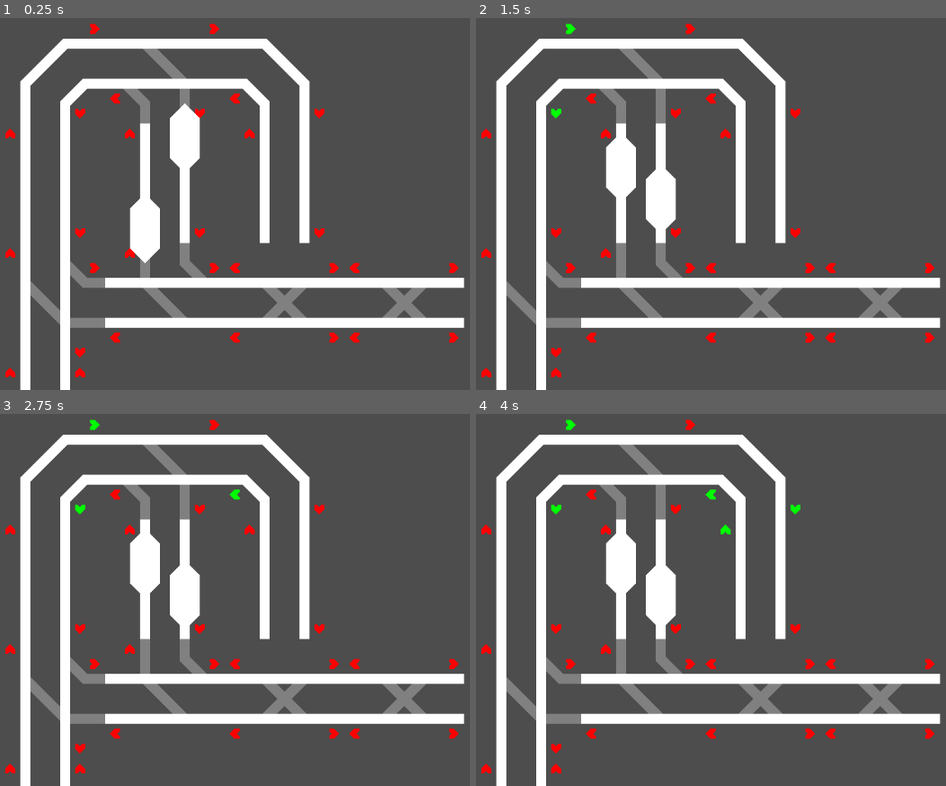
Above: before the commit, frames 1-4 (two rows, left to right).
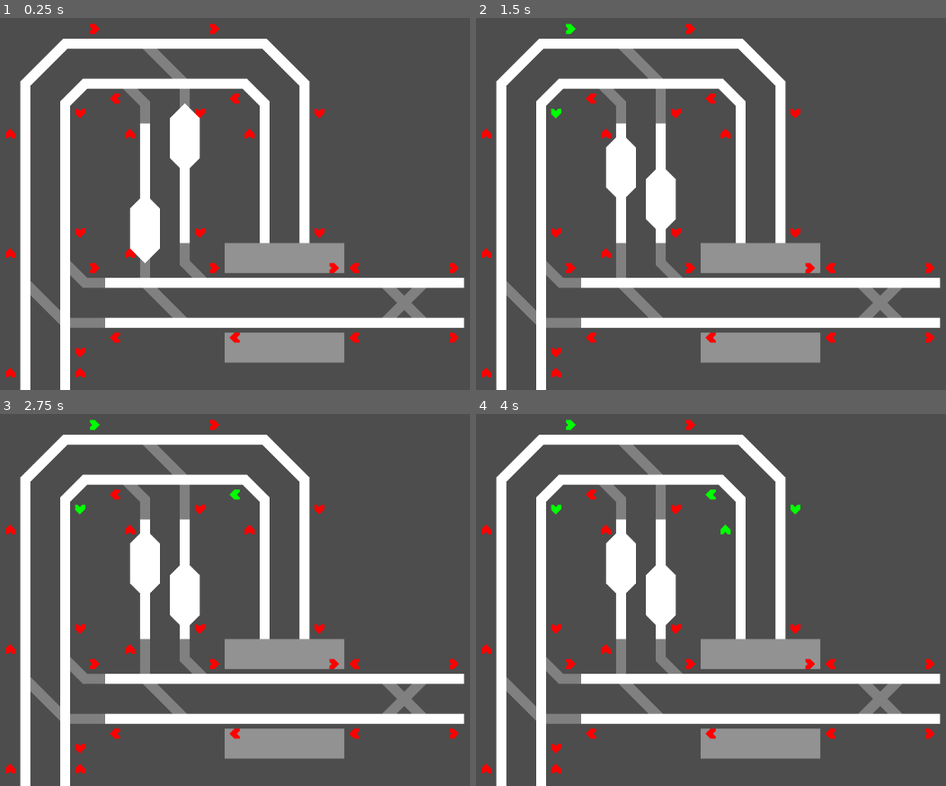
Above: after the commit, the same moments.

Repository: TurbogamesDev/signal-flow
Game: Godot game, scene res://Assets/Scenes/main.tscn
Two runs of this game, one before a commit and one after it. Both use one fixed random seed, a clock stepped at 60 frames per second and the inputs below.
Inputs (mouse positions are in pixels of both pictures, inside the frame that each line leads up to):
- Up to frame 1 (0.25 s): no input
- Up to frame 2 (1.5 s): move the mouse to (570, 29) at 0.52 s; click (570, 29) at 0.67 s; move the mouse to (555, 114) at 1.27 s; click (555, 114) at 1.42 s
- Up to frame 3 (2.75 s): tap Enter at 2 s; move the mouse to (235, 495) at 2.02 s; click (235, 495) at 2.17 s
- Up to frame 4 (4 s): tap Space at 2.75 s; move the mouse to (795, 510) at 2.77 s; click (795, 510) at 2.92 s; tap Enter at 3.5 s; move the mouse to (725, 529) at 3.52 s; click (725, 529) at 3.67 s

The runs differ from the first frame. In frame 1, 4.5% of the frame differs, in the area x 47-74%, y 60-93%; in frame 2, 4.5%; in frame 3, 4.5%; in frame 4, 4.5%.

Commit message:
Added horizontal through station tiles

Diff:
--- a/Assets/Scenes/Track_Segments/Station_Track_Segments/Through_Station_Track_Segments/horizontal_through_station_train_track_segment.tscn
+++ b/Assets/Scenes/Track_Segments/Station_Track_Segments/Through_Station_Track_Segments/horizontal_through_station_train_track_segment.tscn
@@ -1,5 +1,30 @@
-[gd_scene load_steps=2 format=3 uid="uid://dkhthe5boqoq0"]
+[gd_scene load_steps=4 format=3 uid="uid://dkhthe5boqoq0"]
 
-[ext_resource type="PackedScene" uid="uid://e7q1mm6odlp2" path="res://Assets/Scenes/Track_Segments/_base_station_train_track_segment.tscn" id="1_1jxjo"]
+[ext_resource type="PackedScene" uid="uid://e7q1mm6odlp2" path="res://Assets/Scenes/Track_Segments/base_station_train_track_segment.tscn" id="1_1jxjo"]
+[ext_resource type="PackedScene" uid="uid://d4bh4lct5v62s" path="res://Assets/Scenes/platform.tscn" id="2_slyr3"]
+[ext_resource type="PackedScene" uid="uid://uof2mkd5iamg" path="res://Assets/Scenes/Track_Segments/Regular_Track_Segments/Straight_Track_Segments/east_to_west_train_track_segment.tscn" id="3_1vgsn"]
 
-[node name="Horizontal_Through_StationTrainTrackSegment" instance=ExtResource("1_1jxjo")]
+[node name="Horizontal_Through_StationTrainTrackSegment" node_paths=PackedStringArray("trainTrackSegment", "exitDirectionToNextTrainTrackSegmentMap") instance=ExtResource("1_1jxjo")]
+trainTrackSegment = NodePath("TrainTrackSegment/EastToWest_TrainTrackSegment")
+exitDirectionToNextTrainTrackSegmentMap = {
+2: null,
+3: null
+}
+
+[node name="Platform_1" parent="Platforms" index="0" instance=ExtResource("2_slyr3")]
+z_as_relative = false
+position = Vector2(96, 24)
+
+[node name="Platform_2" parent="Platforms" index="1" instance=ExtResource("2_slyr3")]
+position = Vector2(96, 168)
+
+[node name="EastToWest_TrainTrackSegment" parent="TrainTrackSegment" index="0" node_paths=PackedStringArray("exitDirectionToNextTrainTrackSegmentMap", "entryDirectionToTrainTrackPieceMap") instance=ExtResource("3_1vgsn")]
+z_index = 10
+exitDirectionToNextTrainTrackSegmentMap = {
+2: null,
+3: null
+}
+entryDirectionToTrainTrackPieceMap = {
+2: NodePath("TrainTrackPieces/TrainTrackPiece_1"),
+3: NodePath("TrainTrackPieces/TrainTrackPiece_2")
+}
--- a/Assets/Scenes/main.tscn
+++ b/Assets/Scenes/main.tscn
@@ -9,6 +9,7 @@
 [ext_resource type="PackedScene" uid="uid://baemw4xaftwpw" path="res://Assets/Scenes/Track_Segments/Switching_Track_Segments/Two_Way_Track_Segments/north_to_south_and_north_to_east_switching_train_track_segment.tscn" id="8_f1jyc"]
 [ext_resource type="PackedScene" uid="uid://3phhcmc23hhn" path="res://Assets/Scenes/Track_Segments/Switching_Track_Segments/Two_Way_Track_Segments/east_to_west_and_north_to_east_switching_train_track_segment.tscn" id="8_f8o6k"]
 [ext_resource type="PackedScene" uid="uid://bgasxr7evrcb6" path="res://Assets/Scenes/Track_Segments/Switching_Track_Segments/Double_Crossover_Track_Segments/vertical_double_crossover_switching_train_track_segment.tscn" id="9_4357x"]
+[ext_resource type="PackedScene" uid="uid://dkhthe5boqoq0" path="res://Assets/Scenes/Track_Segments/Station_Track_Segments/Through_Station_Track_Segments/horizontal_through_station_train_track_segment.tscn" id="10_f1jyc"]
 
 [node name="Main" type="Node2D"]
 
@@ -87,15 +88,6 @@
 1: NodePath("TrainTrackPieces/TrainTrackPiece_2")
 }
 
-[node name="1_Horizontal_DoubleCrossover_SwitchingTrainTrackSegment" parent="." node_paths=PackedStringArray("exitDirectionToNextTrainTrackSegmentMap") instance=ExtResource("8_4357x")]
-position = Vector2(96, 104)
-exitDirectionToNextTrainTrackSegmentMap = {
-2: NodePath("../2_Horizontal_DoubleCrossover_SwitchingTrainTrackSegment"),
-3: null,
-6: NodePath("../2_Horizontal_DoubleCrossover_SwitchingTrainTrackSegment"),
-7: null
-}
-
 [node name="2_Horizontal_DoubleCrossover_SwitchingTrainTrackSegment" parent="." node_paths=PackedStringArray("exitDirectionToNextTrainTrackSegmentMap") instance=ExtResource("8_4357x")]
 position = Vector2(288, 104)
 exitDirectionToNextTrainTrackSegmentMap = {
@@ -109,7 +101,7 @@
 position = Vector2(-96, 104)
 exitDirectionToNextTrainTrackSegmentMap = {
 0: null,
-2: NodePath("../1_Horizontal_DoubleCrossover_SwitchingTrainTrackSegment"),
+2: NodePath("../Horizontal_Through_StationTrainTrackSegment"),
 3: NodePath("../NorthToSouth_and_NorthToEast_SwitchingTrainTrackSegment")
 }
 
@@ -142,3 +134,10 @@
 6: null,
 7: null
 }
+
+[node name="Horizontal_Through_StationTrainTrackSegment" parent="." node_paths=PackedStringArray("exitDirectionToNextTrainTrackSegmentMap") instance=ExtResource("10_f1jyc")]
+position = Vector2(96, 104)
+exitDirectionToNextTrainTrackSegmentMap = {
+2: NodePath("../2_Horizontal_DoubleCrossover_SwitchingTrainTrackSegment"),
+3: NodePath("../EastToWest_and_NorthToEast_SwitchingTrainTrackSegment")
+}
--- a/Assets/Scenes/platform.tscn
+++ b/Assets/Scenes/platform.tscn
@@ -3,6 +3,7 @@
 [node name="Platform" type="Node2D"]
 
 [node name="Polygon2D" type="Polygon2D" parent="."]
+z_as_relative = false
 position = Vector2(-104, -32)
 color = Color(0.5729883, 0.5729883, 0.5729883, 1)
 polygon = PackedVector2Array(8, 8, 8, 56, 200, 56, 200, 8)
--- a/Assets/Scenes/signal.tscn
+++ b/Assets/Scenes/signal.tscn
@@ -14,6 +14,8 @@
 polygon2D = NodePath("Polygon2D")
 
 [node name="Polygon2D" type="Polygon2D" parent="."]
+z_index = 1
+z_as_relative = false
 position = Vector2(-32, -40)
 color = Color(1, 0, 0, 1)
 polygon = PackedVector2Array(24, 32, 24, 36, 28, 40, 24, 44, 24, 48, 32, 48, 36, 44, 40, 40, 36, 36, 32, 32)
--- a/Assets/Scenes/train.tscn
+++ b/Assets/Scenes/train.tscn
@@ -6,9 +6,12 @@
 script = ExtResource("1_a6kih")
 
 [node name="Polygon2D" type="Polygon2D" parent="."]
+z_index = 10
+z_as_relative = false
 polygon = PackedVector2Array(-32, -24, -56, 0, -32, 24, 32, 24, 56, 0, 32, -24)
 
 [node name="CollisionDetector" type="Area2D" parent="."]
+z_as_relative = false
 collision_mask = 4
 
 [node name="CollisionPolygon2D" type="CollisionPolygon2D" parent="CollisionDetector"]
Renamed: Assets/Scenes/Track_Segments/_base_station_train_track_segment.tscn -> Assets/Scenes/Track_Segments/base_station_train_track_segment.tscn
Not shown: 1 places in Assets/Scenes/main.tscn that only renumber resources
